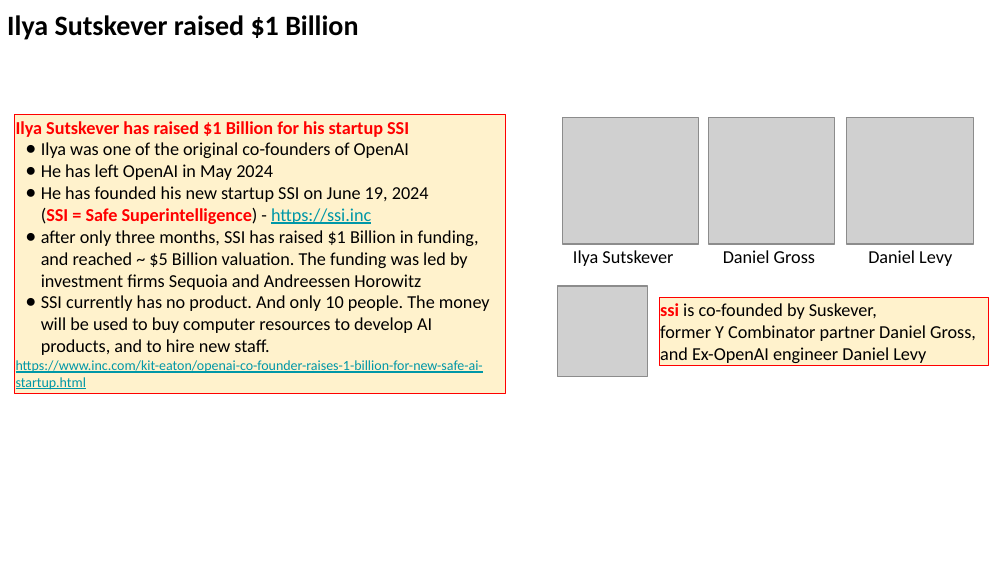
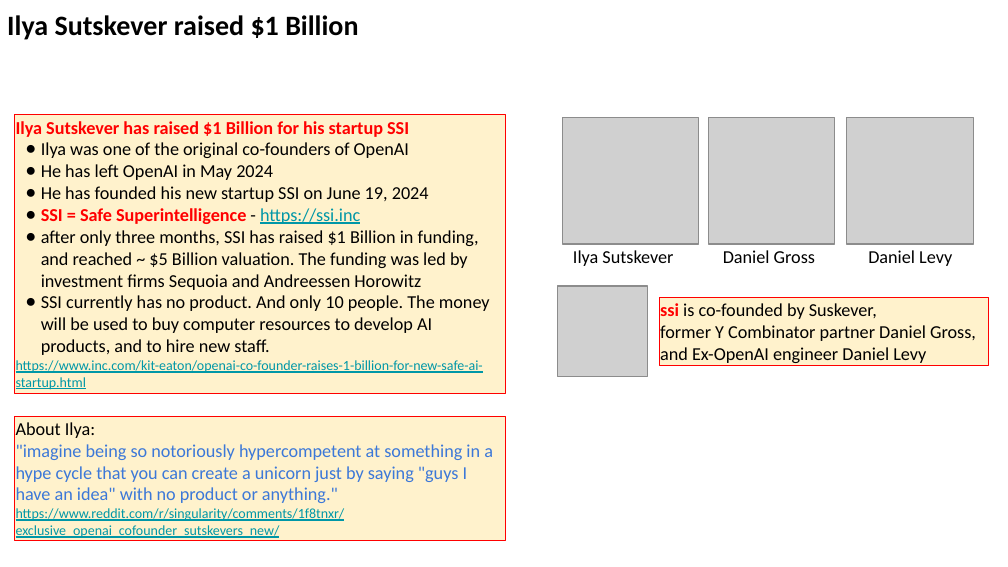
Before and after one commit to lselector/seminar, a slide deck: slide 2 of 2024/2024-09-06-AI-Updates.pptx. Drawn at 1008x567 pixels with LibreOffice and Linux fonts; fonts in the diff are those of the drawing; grey boxes stand for pictures. Boxes give left, top, right and bottom in pixels: in the first picture for what was removed or moved away, otherwise in the second. Text is boxed around its words. In the diff, an @@ line names an element or a change of style, - is before the commit and + after.

```diff
--- a/2024/2024-09-06-AI-Updates.pptx
+++ b/2024/2024-09-06-AI-Updates.pptx
@@ text in rectangle at [41,186,429,224]: text changed @@
-● He has founded his new startup SSI on June 19, 2024
-  (SSI = Safe Superintelligence) - https://ssi.inc
+● He has founded his new startup SSI on June 19, 2024
+● SSI = Safe Superintelligence - https://ssi.inc
@@ rectangle added at [15,416,506,540], fill #FFF2CC, outline #FF0000 0.75 pt, 13 pt, text #3C78D8 @@
+About Ilya:
+"imagine being so notoriously hypercompetent at something in a hype cycle that you can create a unicorn just by saying "guys I have an idea" with no product or anything."
+https://www.reddit.com/r/singularity/comments/1f8tnxr/exclusive_openai_cofounder_sutskevers_new/
```
Also in this commit, not shown: 5 other slides changed.
